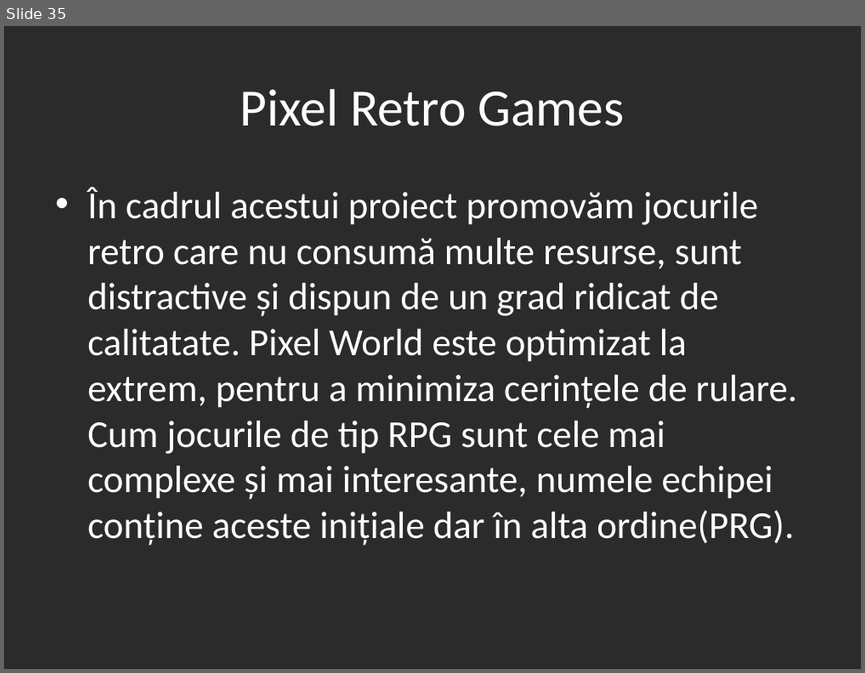
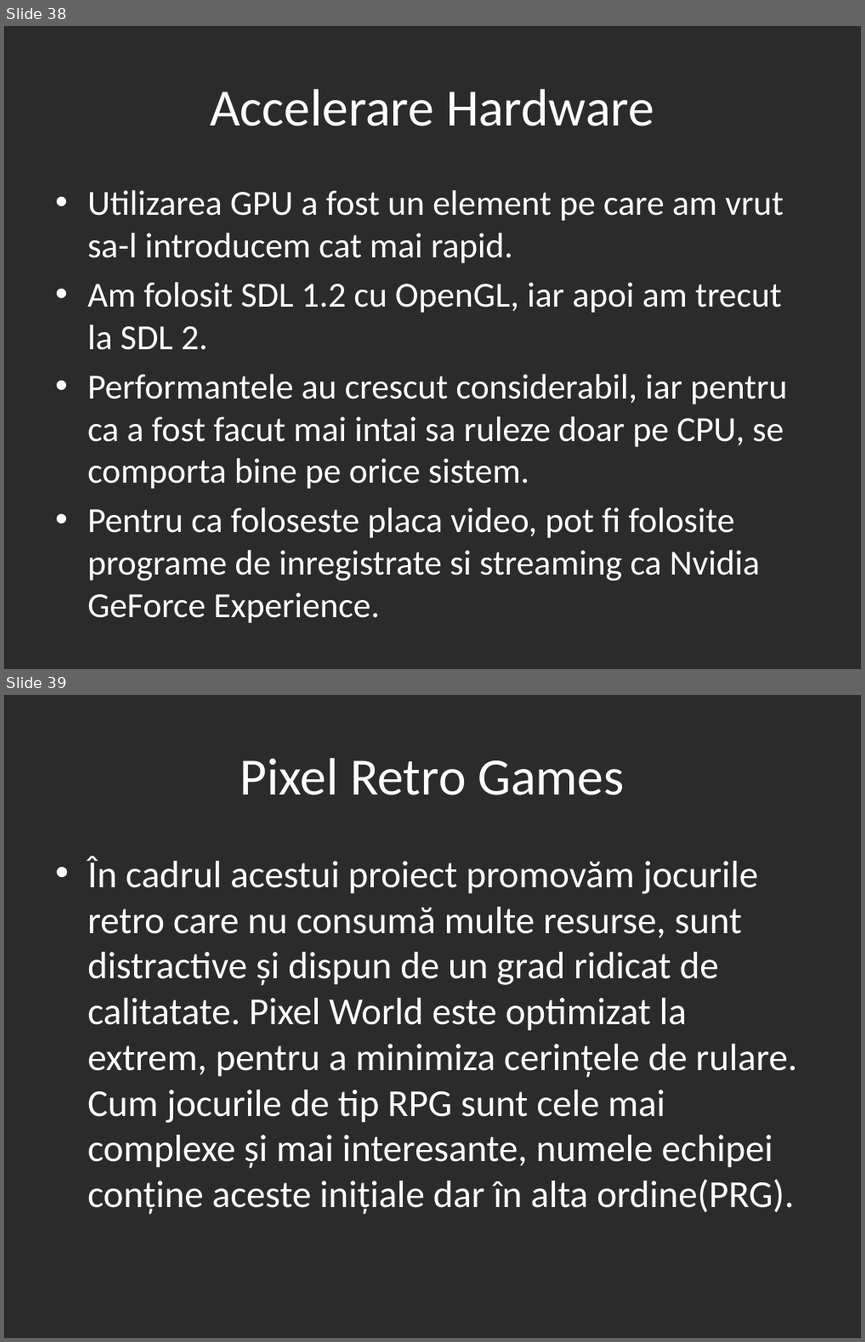
Before and after one commit to PixelRetroGames-org/Pixel-World---Duel-Mode---Launcher-v2, a slide deck: PRG Presentation(RO).pptx. Shown one above the other, each under a label of ours: slide 35 before the commit, slides 38 and 39 after it. The pictures are 865x673 and 865x1342 pixels, drawn with LibreOffice and Linux fonts; fonts in the diff are those of the drawing; background and template pictures are left out; a plain dark background stands for a picture behind light text. Boxes give left, top, right and bottom in pixels: in the first picture for what was removed or moved away, otherwise in the second. Text is boxed around its words. In the diff, an @@ line names an element or a change of style, - is before the commit and + after.

```diff
--- a/PRG Presentation(RO).pptx
+++ b/PRG Presentation(RO).pptx
@@ slide 38 added at (4,26,861,669), background picture (left out) @@
@@ title added at (210,89,654,126), 44 pt, text #FFFFFF @@
+Accelerare Hardware
@@ text added at (87,190,787,580), 29.6 pt, text #FFFFFF @@
+• Utilizarea GPU a fost un element pe care am vrut sa-l introducem cat mai rapid.
+• Am folosit SDL 1.2 cu OpenGL, iar apoi am trecut la SDL 2.
+• Performantele au crescut considerabil, iar pentru ca a fost facut mai intai sa ruleze doar pe CPU, se comporta bine pe orice sistem.
+• Pentru ca foloseste placa video, pot fi folosite programe de inregistrate si streaming ca Nvidia GeForce Experience.
@@ what was slide 35 is now slide 39 @@
```
Also in this commit, not shown: 4 slides changed, 3 other slides added, 12 other files.
